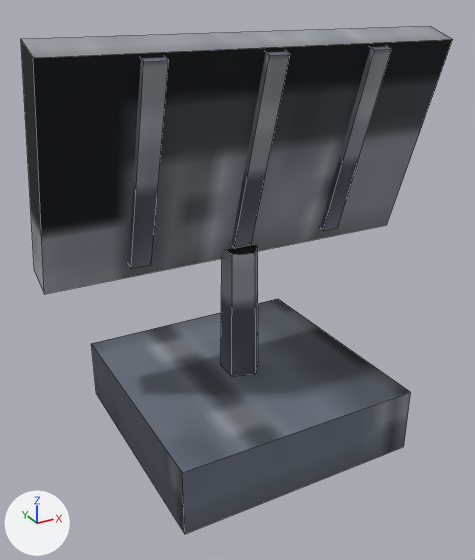
One commit to the OBJ model tenebris-rs/assets/models/ship_radar_array.obj: the scene before it, then after it.
Camera for both pictures: a 50 mm lens placed at (-0.616, -1.106, 0.904), pointed at (-0.019, -0.019, 0.361). The lights are fixed; the arrows at lower left show +X, +Y and +Z. The first picture is the older version. Mesh edges are drawn as thin lines. Where no turn or scale is listed for an object, it has been applied to the vertices.

Names of what the first picture shows: 'base', 'grid', 'panel', 'post'.
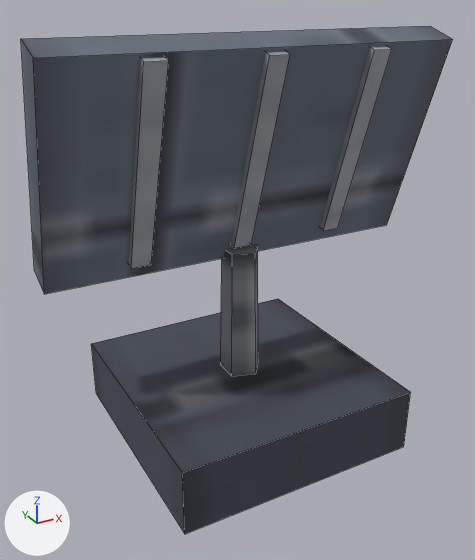
What differs and where, as boxes (x1, y1, x2, y2) in the pictures (475 x 560 px):
part 1 of me_base, surface changed (darker): (91, 299, 411, 534) in both
part 2 of me_grid, surface changed: (129, 46, 392, 268) in both
part 3 of me_panel, surface changed: (21, 26, 453, 294) in both
part 4 of me_post, surface changed: (221, 245, 258, 376) in both

The change, as a diff of the scene's bpy script:
```diff
--- a/tenebris-rs/assets/models/ship_radar_array.obj.py
+++ b/tenebris-rs/assets/models/ship_radar_array.obj.py
@@ me_base @@
 me_base.from_pydata(...)  # 8 vertices, 6 faces; spans x -0.26..0.26, y -0.26..0.26, z 0.0..0.14
 # used by ob_base; location = (0.0, 0.0, 0.0)
+# me_base part 1: 6 kept faces spanning x -0.26..0.26, y -0.26..0.26, z 0.0..0.14 get new texture (UV) coordinates
 me_base.materials.append(mat_gunmetal)
@@ me_grid @@
 me_grid.from_pydata(...)  # 24 vertices, 18 faces; spans x -0.24..0.24, y -0.131..0.011, z 0.427..0.813
 # used by ob_grid; location = (0.0, 0.0, 0.0)
+# me_grid part 2: 18 kept faces spanning x -0.24..0.24, y -0.131..0.011, z 0.427..0.813 get new texture (UV) coordinates
 me_grid.materials.append(mat_chrome)
@@ me_panel @@
 me_panel.from_pydata(...)  # 8 vertices, 6 faces; spans x -0.4..0.4, y -0.121..0.081, z 0.4..0.84
 # used by ob_panel; location = (0.0, 0.0, 0.0)
+# me_panel part 3: 6 kept faces spanning x -0.4..0.4, y -0.121..0.081, z 0.4..0.84 get new texture (UV) coordinates
 me_panel.materials.append(mat_hull_dark)
@@ me_post @@
 me_post.from_pydata(...)  # 10 vertices, 7 faces; spans x -0.036..0.045, y -0.043..0.043, z 0.14..0.42
 # used by ob_post; location = (0.0, 0.0, 0.0)
+# me_post part 4: texture (UV) coordinates of 7 of 7 faces, centred in x -0.034..0.028, y -0.033..0.033, z 0.14..0.42, changed; they spanned u 0.25..0.34, v 0.85..0.89 and now span u 0.58..0.66, v 0.95..0.99
 me_post.materials.append(mat_steel)
```
